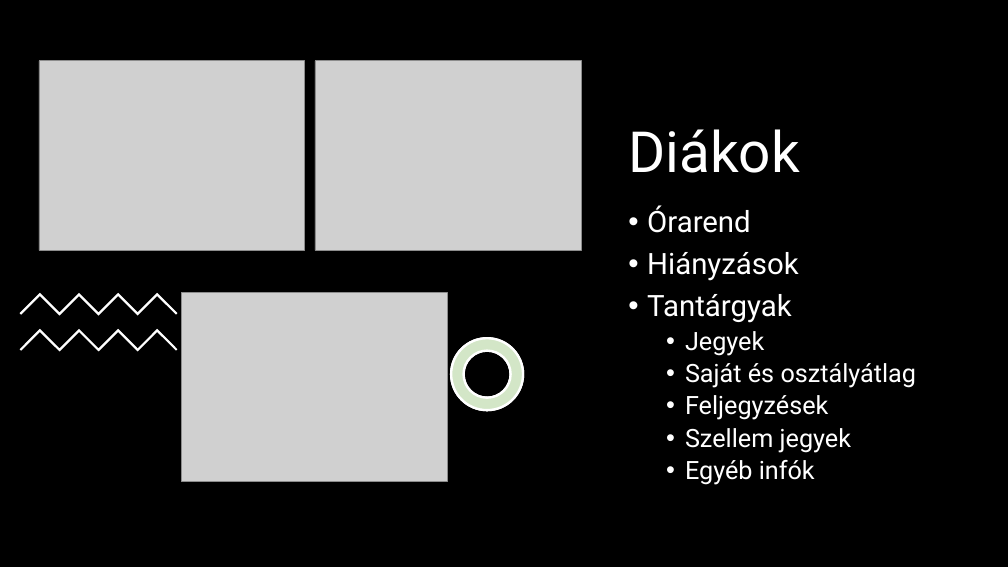
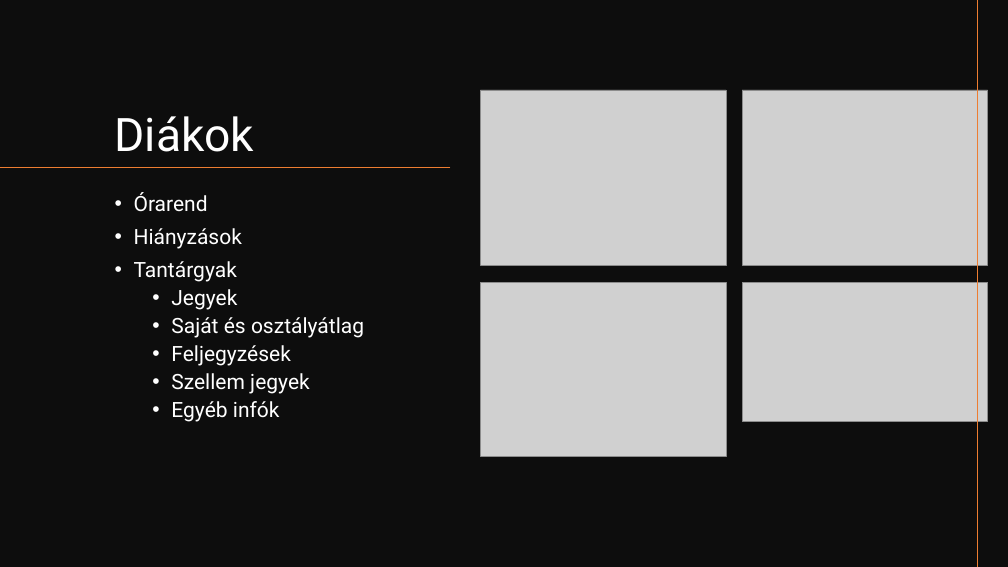
Before and after one commit to SandorKevin/SandorKevin.github.io, a slide deck: slide 5 of eRaser_prezi.pptx (slide 4 before the commit). Drawn at 1008x567 pixels with LibreOffice and Linux fonts; fonts in the diff are those of the drawing; grey boxes stand for pictures. Boxes give left, top, right and bottom in pixels: in the first picture for what was removed or moved away, otherwise in the second. Text is boxed around its words. In the diff, an @@ line names an element or a change of style, - is before the commit and + after.

```diff
--- a/eRaser_prezi.pptx
+++ b/eRaser_prezi.pptx
@@ rectangle at box(0, 0, 1008, 567): fill #000000 to #0D0D0D @@
@@ line added from (979, 0) to (979, 567), #ED7D31 1 pt @@
@@ title "Diákok": place and size @@
-title "Diákok" at box(628, 129, 799, 173)
+title "Diákok" at box(115, 116, 255, 152)
@@ title "Diákok" at box(115, 116, 255, 152): size 54 to 44 pt @@
@@ picture: place and size @@
-picture at box(39, 61, 305, 251)
+picture at box(480, 90, 726, 265)
@@ picture: place and size @@
-picture at box(315, 61, 582, 251)
+picture at box(742, 90, 988, 265)
@@ line added from (451, 168) to (0, 168), #ED7D31 1 pt @@
@@ text "Órarend": place and size @@
-text "Órarend" at box(647, 205, 917, 485)
+text "Órarend" at box(134, 192, 364, 422)
@@ text "Órarend" at box(134, 192, 364, 422): size 28 to 20 pt in "Órarend", "Hiányzások", "Tantárgyak"; size 24 to 20 pt in "Jegyek", "Saját és osztályátlag", "Feljegyzések", "Szellem jegyek" and 1 more places @@
@@ freeform shape removed at box(20, 293, 178, 315) @@
@@ picture: place and size @@
-picture at box(181, 293, 448, 482)
+picture at box(480, 282, 726, 457)
@@ picture added at box(742, 282, 988, 421) @@
@@ freeform shape removed at box(20, 329, 178, 352) @@
@@ freeform shape removed at box(451, 338, 523, 410) @@
@@ freeform shape removed at box(451, 338, 523, 410) @@
```
Also in this commit, not shown: 1 slide added.
